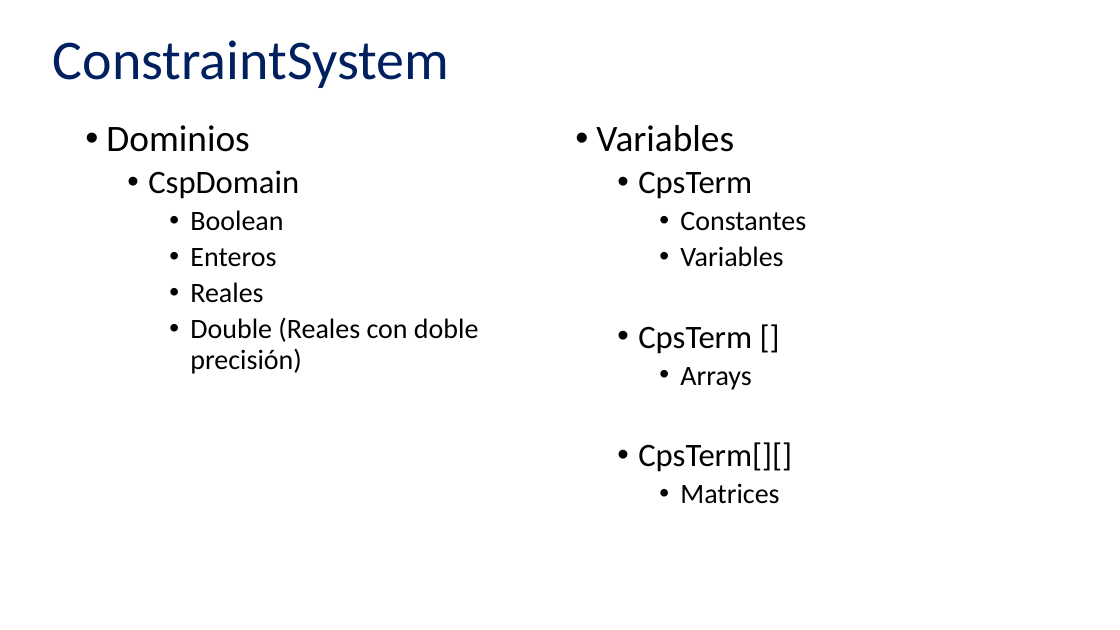
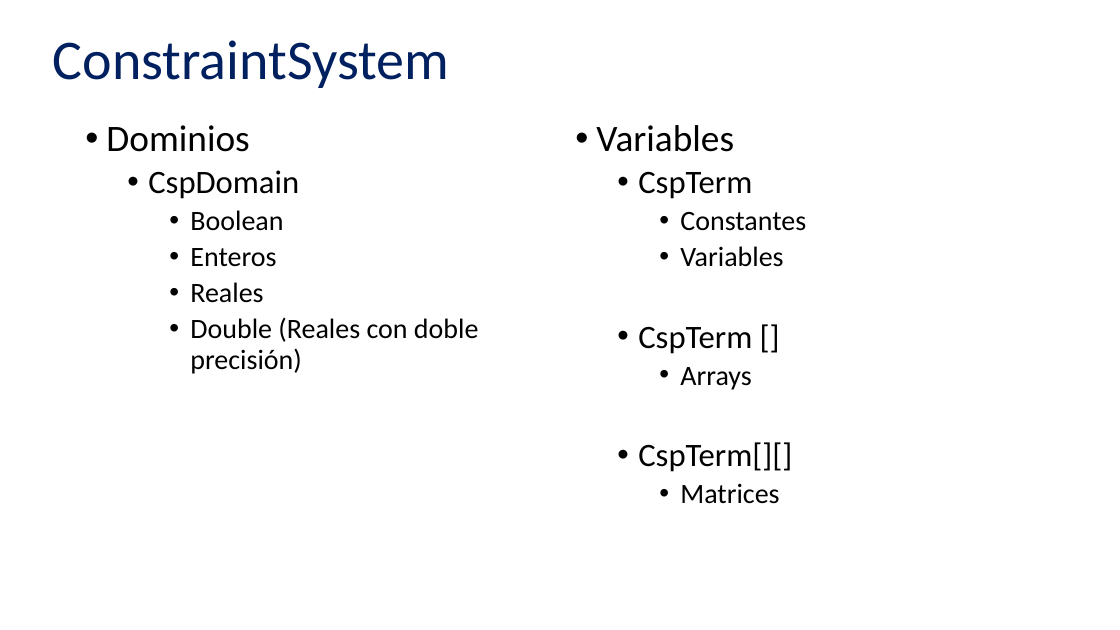
Before and after one commit to victordpc/ProgramacionRestricciones, a slide deck: slide 4 of Presentacion/Solver Foundation.pptx. Drawn at 1120x630 pixels with LibreOffice and Linux fonts; fonts in the diff are those of the drawing. Boxes give left, top, right and bottom in pixels: in the first picture for what was removed or moved away, otherwise in the second. Text is boxed around its words. In the diff, an @@ line names an element or a change of style, - is before the commit and + after.

```diff
--- a/Presentacion/Solver Foundation.pptx
+++ b/Presentacion/Solver Foundation.pptx
@@ text at bbox=[638, 171, 752, 199]: text changed @@
-  • CpsTerm
+  • CspTerm
@@ text at bbox=[638, 326, 752, 354]: text changed @@
-  • CpsTerm []
+  • CspTerm []
@@ text at bbox=[638, 442, 792, 472]: text changed @@
-  • CpsTerm[][]
+  • CspTerm[][]
```
Also in this commit, not shown: 2 other slides changed, 1 slide added.
